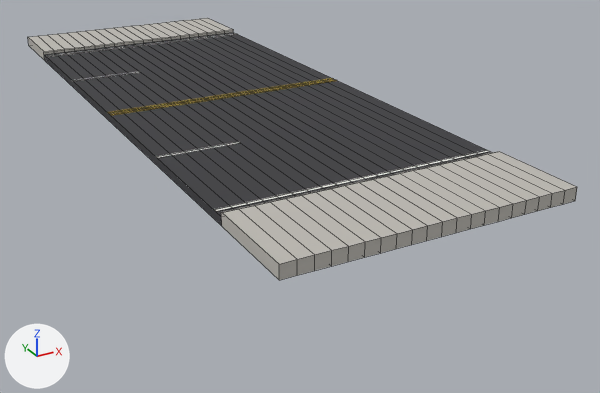
An edit to the FBX model assets/roads/SM_Road_FourLane_Straight10m.fbx, drawn before and after from the same camera.
Both versions are drawn from a 50 mm camera at (-13.2, -30.0, 9.8) aimed at (2.0, -2.3, -4.0). The lights are fixed; the arrows at lower left show +X, +Y and +Z. The older version comes first. Mesh edges are drawn as thin lines. Vertices at exactly the same position are counted once.

Names of what the first picture shows: 'SM_Road_FourLane_Straight10m.001'.
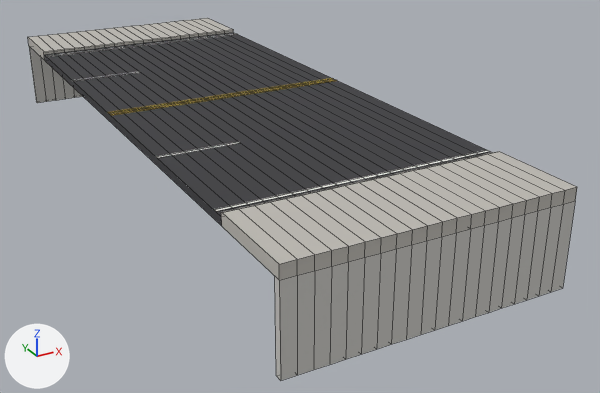
Scene script edits in JSON lines:
```json
{"op": "add", "block": "mat_plinth", "code": ["mat_plinth = principled_material('Plinth')", "mat_plinth.base_color = (0.6, 0.59, 0.56)  # light grey #cbcac5", "mat_plinth.roughness = 0.8"]}
{"block": "me_sm_road_fourlane_straight10m", "where": "# used by ob_sm_road_fourlane_straight10m_001; location = (0.0, 0.0, 0.0)"}
{"op": "remove", "block": "me_sm_road_fourlane_straight10m", "code": "me_sm_road_fourlane_straight10m.from_pydata(...)  # 644 vertices, 666 faces; spans x -5.0..5.0, y -14.0..14.0, z -0.3..0.2"}
{"op": "add", "block": "me_sm_road_fourlane_straight10m", "code": "me_sm_road_fourlane_straight10m.from_pydata(...)  # 770 vertices, 830 faces; spans x -5.0..5.0, y -14.0..14.0, z -3.3..0.2"}
{"block": "me_sm_road_fourlane_straight10m", "change": "me_sm_road_fourlane_straight10m part 1"}
{"block": "me_sm_road_fourlane_straight10m", "change": "84 vertices are added at x -5.0..5.0, y -13.8..13.8, z -3.3..-0.3"}
{"block": "me_sm_road_fourlane_straight10m", "change": "42 new vertices lie (0.0, 0.0, -3.0) away from vertices in x -5.0..5.0, y -14.0..14.0, z -0.3"}
{"block": "me_sm_road_fourlane_straight10m", "change": "164 new faces join them, mat_plinth (light grey #cbcac5)"}
{"op": "add", "block": "me_sm_road_fourlane_straight10m", "code": "me_sm_road_fourlane_straight10m.materials.append(mat_plinth)  # light grey #cbcac5"}
```

Changed parts and their boxes (x1, y1, x2, y2) in the pictures (600 x 393 px):
```json
{"object": "SM_Road_FourLane_Straight10m.001", "change": "reshaped", "before": [28, 18, 577, 280], "after": [28, 18, 577, 381], "on screen": "38% taller"}
{"part": 1, "of": "me_sm_road_fourlane_straight10m", "change": "added", "after": [29, 46, 575, 381]}
```
